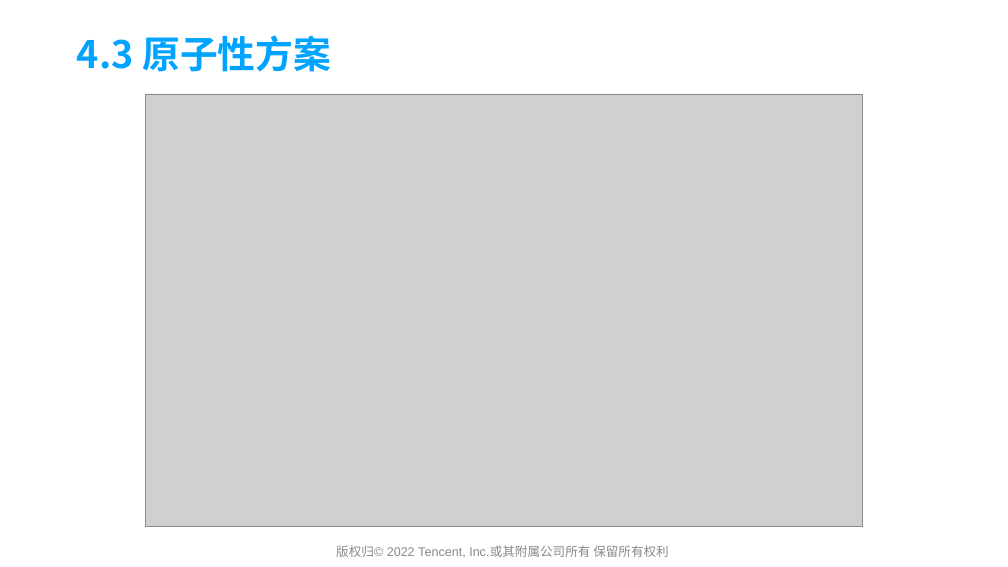
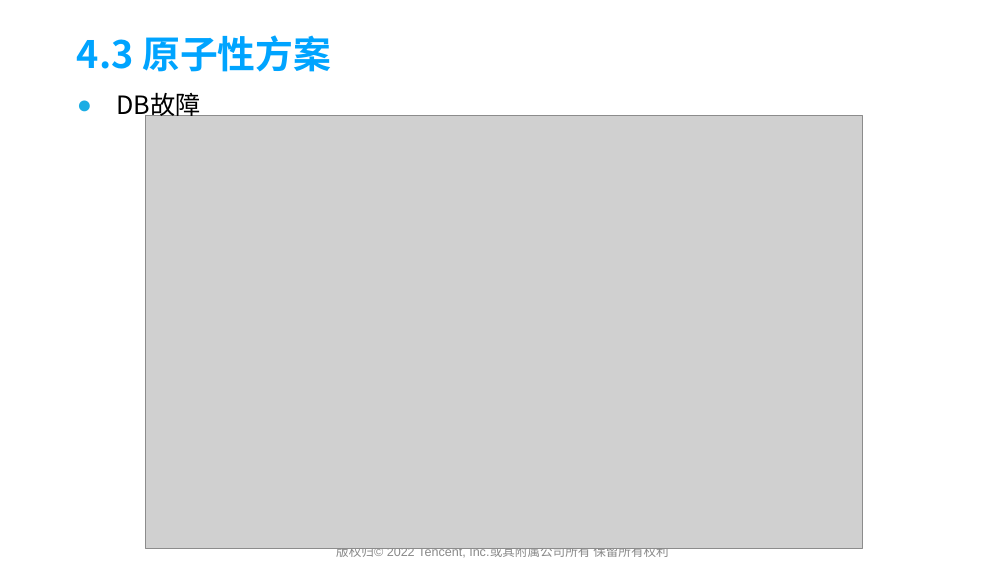
Before and after one commit to yedushusheng/mysql-learning, a slide deck: slide 30 of 28. OLTP/GoldenDB产品简介及架构解析.pptx. Drawn at 1008x567 pixels with LibreOffice and Linux fonts; fonts in the diff are those of the drawing; grey boxes stand for pictures; background and template pictures are left out. Boxes give left, top, right and bottom in pixels: in the first picture for what was removed or moved away, otherwise in the second. Text is boxed around its words. In the diff, an @@ line names an element or a change of style, - is before the commit and + after.

```diff
--- a/28. OLTP/GoldenDB产品简介及架构解析.pptx
+++ b/28. OLTP/GoldenDB产品简介及架构解析.pptx
@@ text added at (117, 93, 201, 122), 24 pt, text #000000 @@
+● DB故障
@@ picture: place and size @@
-picture at (146, 94, 863, 526)
+picture at (146, 116, 863, 548)
```
Also in this commit, not shown: 6 other slides changed, 1 slide added.
